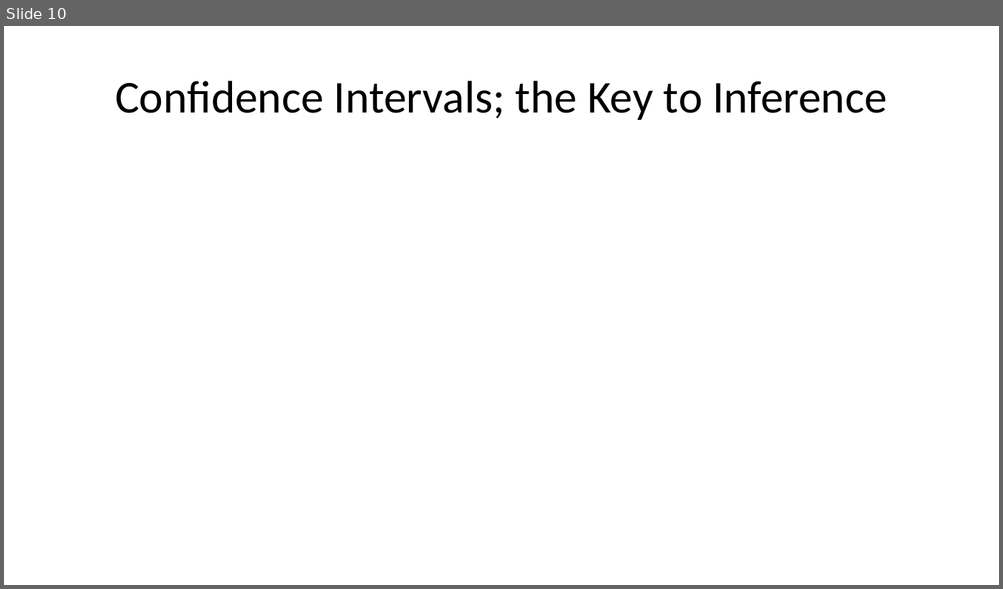
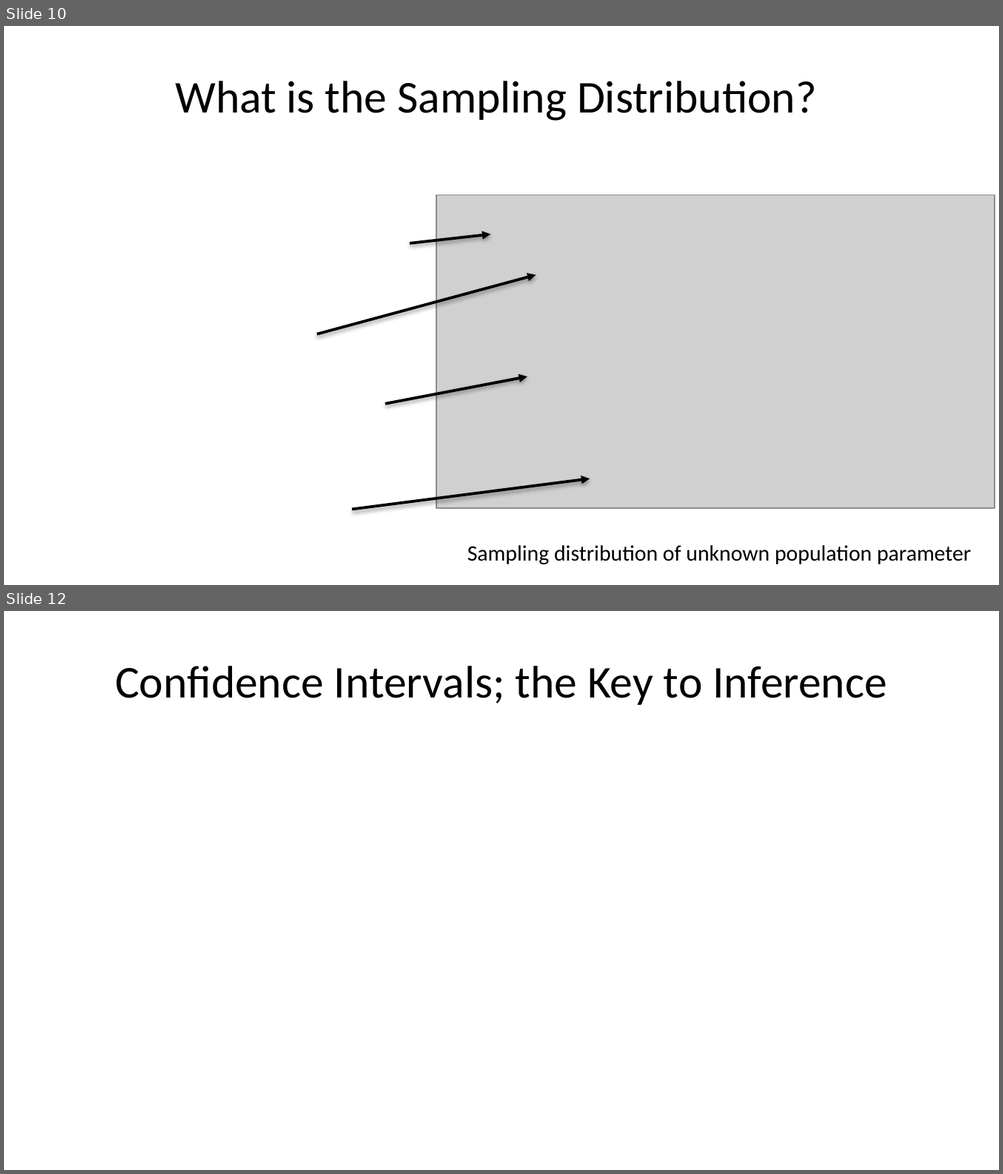
Before and after one commit to StephenElston/CSCI-E-83, a slide deck: LectureSlides/06a_WhyInferenceIsImportant.pptx. Shown one above the other, each under a label of ours: slide 10 before the commit, slides 10 and 12 after it; the slides between them are not shown. The pictures are 1003x589 and 1003x1174 pixels, drawn with LibreOffice and Linux fonts; fonts in the diff are those of the drawing; grey boxes stand for pictures. Boxes give left, top, right and bottom in pixels: in the first picture for what was removed or moved away, otherwise in the second. Text is boxed around its words. In the diff, an @@ line names an element or a change of style, - is before the commit and + after.

```diff
--- a/LectureSlides/06a_WhyInferenceIsImportant.pptx
+++ b/LectureSlides/06a_WhyInferenceIsImportant.pptx
@@ slide 10 added at (x1=4, y1=26, x2=999, y2=585), background #FFFFFF @@
@@ title added at (x1=175, y1=81, x2=817, y2=121), 33 pt, text #000000 @@
+What is the Sampling Distribution?
@@ picture added at (x1=437, y1=195, x2=995, y2=508) @@
@@ arrow added from (410, 244) to (490, 235), #000000 2 pt @@
@@ arrow added from (317, 335) to (536, 275), #000000 2 pt @@
@@ arrow added from (385, 404) to (527, 377), #000000 2 pt @@
@@ arrow added from (352, 509) to (590, 480), #000000 2 pt @@
@@ text added at (x1=467, y1=545, x2=970, y2=565), 16 pt, text #000000 @@
+Sampling distribution of unknown population parameter
@@ what was slide 10 is now slide 12 @@
```
Also in this commit, not shown: 4 slides changed, 1 other slide added, 1 other file.
